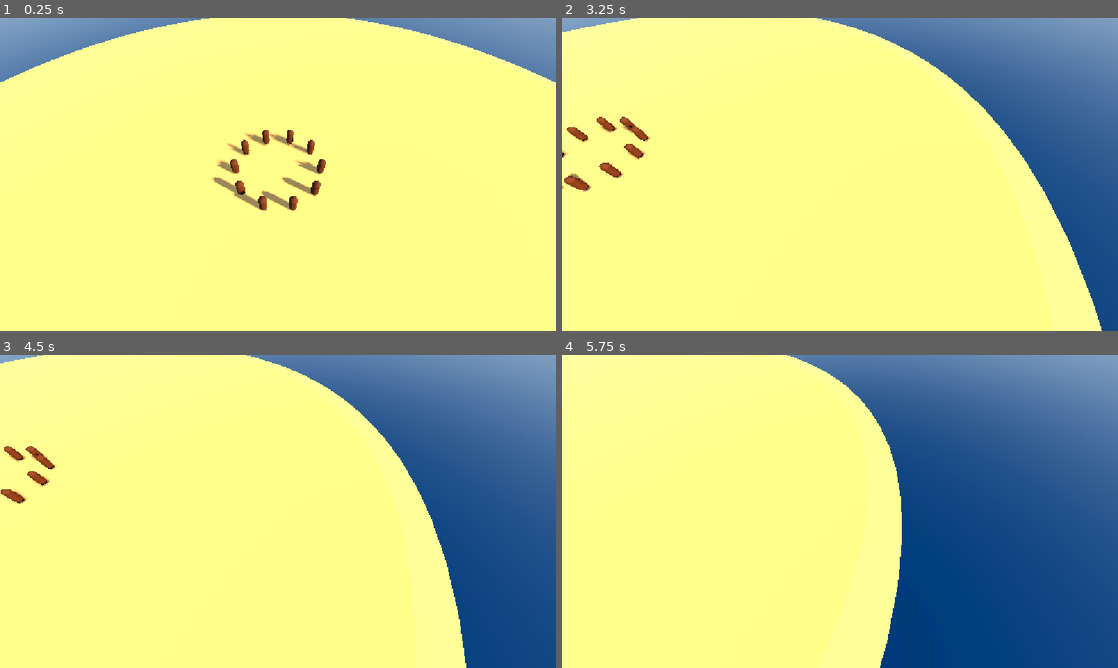
Above: before the commit, frames 1-4 (two rows, left to right).
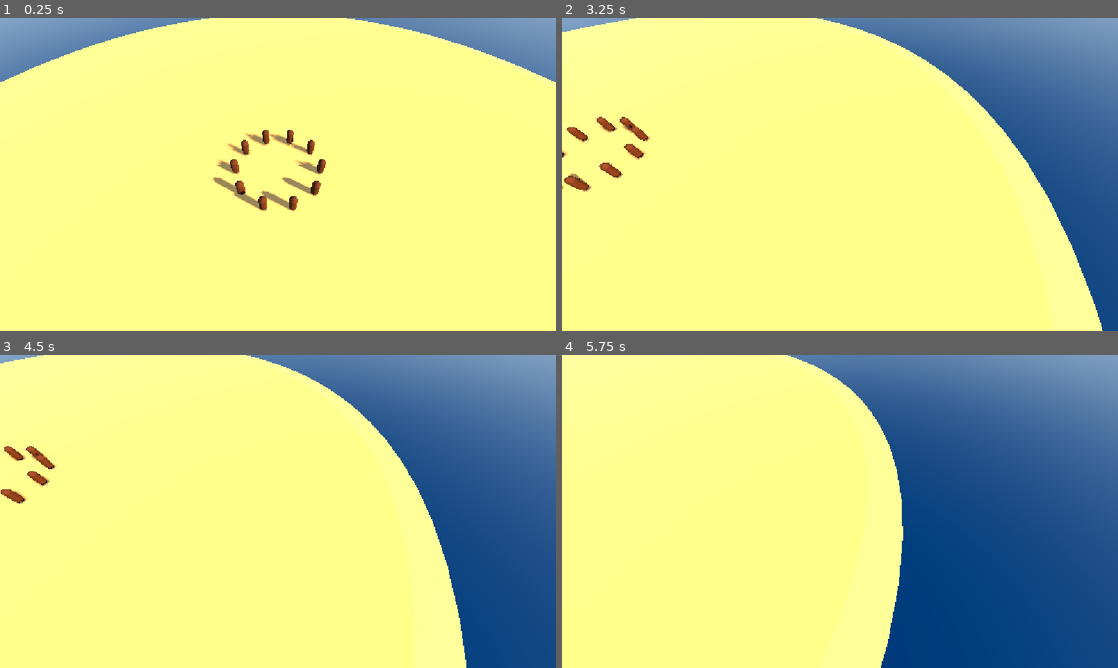
Above: after the commit, the same moments.

Repository: barroapk/faso-kanou
Game: Godot game, scene res://scenes/main.tscn
Same seed, same stepped clock (60 frames per second), same inputs: the game is played once before the commit and once after it. A sky picture missing from this copy of the repository is replaced by a grey-blue gradient.
Inputs (mouse positions are in pixels of both pictures, inside the frame that each line leads up to):
- Up to frame 1 (0.25 s): no input
- Up to frame 2 (3.25 s): tap Enter at 0.5, 2 s; move the mouse to (812, 237) at 0.52 s; click (812, 237) at 0.67 s; tap Space at 1.25, 2.75 s; drag from (1006, 221) to (812, 237) at 1.27 s; move the mouse to (673, 127) at 2.02 s; click (673, 127) at 2.17 s; drag from (867, 174) to (673, 127) at 2.77 s
- Up to frame 3 (4.5 s): tap Enter at 3.5 s; move the mouse to (194, 433) at 3.52 s; click (194, 433) at 3.67 s; tap Space at 4.25 s; drag from (400, 495) to (194, 433) at 4.27 s
- Up to frame 4 (5.75 s): move the mouse to (728, 527) at 5.02 s; click (728, 527) at 5.17 s

The runs differ from the first frame. In frame 1, less than 0.1% of the frame differs, in the area x 0-100%, y 6-21%; in frame 2, 0.1%, in the area x 5-98%, y 0-100%; in frame 3, less than 0.1%; in frame 4, 0.1%.

Commit message:
Mer agrandie

Diff:
--- a/scripts/main.gd
+++ b/scripts/main.gd
@@ -33,7 +33,7 @@
 func _creer_ile() -> void:
     var mer := MeshInstance3D.new()
     var plan := PlaneMesh.new()
-    plan.size = Vector2(400, 400)
+    plan.size = Vector2(3000, 3000)
     mer.mesh = plan
     var mat_mer := StandardMaterial3D.new()
     mat_mer.albedo_color = Color(0.05, 0.25, 0.4)
Not shown, added: scripts/camera_strategie.gd.uid
